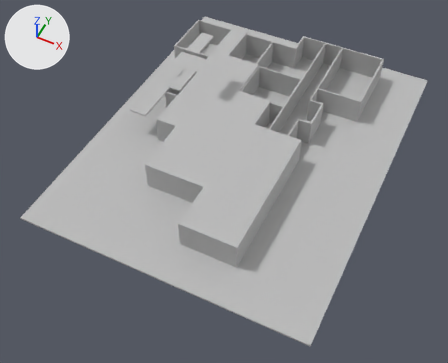
The OBJ model Assets/Props/building.obj, before and after one commit.
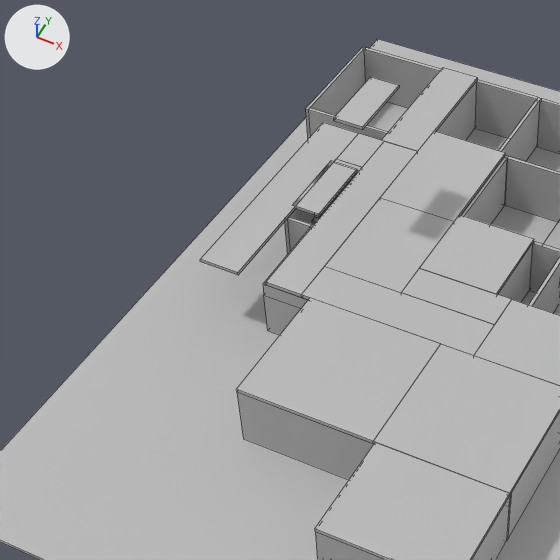
Each version is shown whole from a 50 mm lens placed at (20.9, -37.3, 52.0), pointed at (-0.2, 4.9, -0.8), then close up on the part from 10% to 63% of the width and 0% to 65% of the height. Lighting does not change. The marker at upper left points along +X, +Y and +Z. The close-ups show mesh edges as thin lines. Where no turn or scale is listed for an object, it has been applied to the vertices. Vertices at the same position are counted once.

Objects in the first close-up: 'building'.
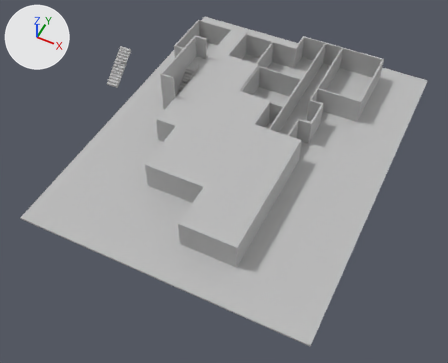
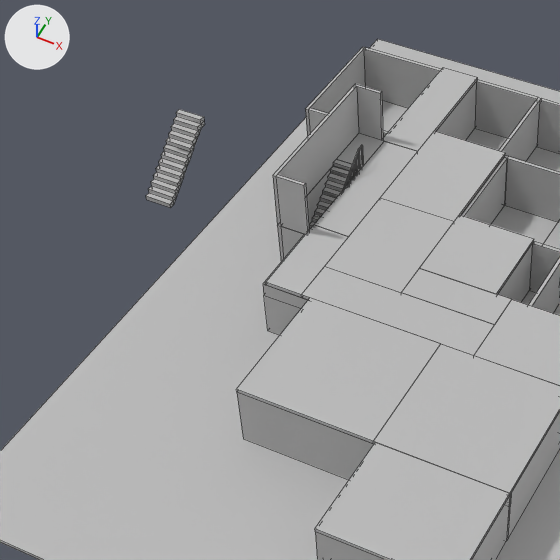
Pixel boxes [x1, y1, x2, y2] of what changed, in the close-ups (560 x 560 px; the box of a moved part takes in the faces that stretch with it):
part 1 of me_building, added: after [281, 227, 304, 258]
part 2 of me_building, added: after [149, 186, 176, 201]
part 3 of me_building, added: after [156, 165, 184, 180]
part 4 of me_building, added: after [146, 193, 174, 208]
part 5 of me_building, added: after [273, 86, 359, 226]
part 6 of me_building, added: after [276, 174, 309, 235]
part 7 of me_building, added: after [354, 84, 383, 140]
part 8 of me_building, added: after [325, 180, 344, 192]
part 9 of me_building, rebuilt: before [315, 199, 335, 218]; after [315, 187, 341, 216]
part 10 of me_building, deleted: before [294, 161, 356, 217]
part 11 of me_building, deleted: before [334, 77, 399, 130]
part 12 of me_building, moved or reshaped: before [200, 122, 358, 282]; after [265, 141, 418, 298]
part 13 of me_building, added: after [151, 109, 205, 203]

Patch to the scene script:
```diff
--- a/Assets/Props/building.obj.py
+++ b/Assets/Props/building.obj.py
@@ me_building @@
 # used by ob_building; location = (0.0, 0.0, 0.0)
-me_building.from_pydata(...)  # 750 vertices, 627 faces; spans x -16.9..16.1, y -10.2..31.9, z 0.0..9.7
+me_building.from_pydata(...)  # 1101 vertices, 920 faces; spans x -21.0..16.1, y -10.2..31.9, z 0.0..6.6
+# me_building part 1: a new loose piece, a box spanning x -11.18..-9.61, y 10.69..10.87, z 0.19..3.38, in mat_initialshadinggroup (grey #bcbcbc)
+# me_building part 2: a new loose piece, a box spanning x -21.0..-19.43, y 12.79..13.1, z 0.46..0.72, in mat_initialshadinggroup (grey #bcbcbc)
+# me_building part 3: a new loose piece, a box spanning x -21.0..-19.43, y 13.73..14.04, z 1.24..1.5, in mat_initialshadinggroup (grey #bcbcbc)
+# me_building part 4: a new loose piece, a box spanning x -21.0..-19.43, y 12.48..12.79, z 0.2..0.46, in mat_initialshadinggroup (grey #bcbcbc)
+# me_building part 5: a new loose piece, a box spanning x -11.36..-11.18, y 10.69..19.06, z 3.38..6.57, in mat_initialshadinggroup (grey #bcbcbc)
+# me_building part 6: a new loose piece, a box spanning x -11.18..-9.61, y 10.69..10.87, z 3.38..6.57, in mat_initialshadinggroup (grey #bcbcbc)
+# me_building part 7: a new loose piece, a box spanning x -11.36..-9.8, y 19.06..19.24, z 3.38..6.57, in mat_initialshadinggroup (grey #bcbcbc)
+# me_building part 8: a new loose piece, a box spanning x -11.18..-9.61, y 15.29..15.6, z 2.61..2.85, in mat_initialshadinggroup (grey #bcbcbc)
+# me_building part 9: the loose piece of 20 vertices spanning x -11.2..-9.6, y 14.0..15.0, z 1.5..2.3 is rebuilt with 40 vertices and now spans x -11.2..-9.6, y 14.0..15.6, z 1.6..2.6
+# me_building part 10: the loose piece of 8 vertices spanning x -11.4..-9.8, y 12.2..16.3, z 3.4..3.6 is deleted
+# me_building part 11: the loose piece of 8 vertices spanning x -8.7..-7.1, y 12.4..16.1, z 9.6..9.7 is deleted
+# me_building part 12: 12 vertices moved from x -11.4..-9.6, y 11.4..13.7, z 0.2..3.4 to x -11.4..-9.6, y 10.7..13.7, z 0.2..3.4; 53 vertices removed from x -13.4..-9.6, y 6.6..19.1, z 0.2..3.6; 90 vertices added at x -11.2..-7.6, y 6.6..16.5, z 0.2..4.8
+# me_building part 13: 118 vertices added at x -21.0..-19.4, y 12.8..16.5, z 0.2..3.6
 me_building.materials.append(mat_initialshadinggroup)
```
